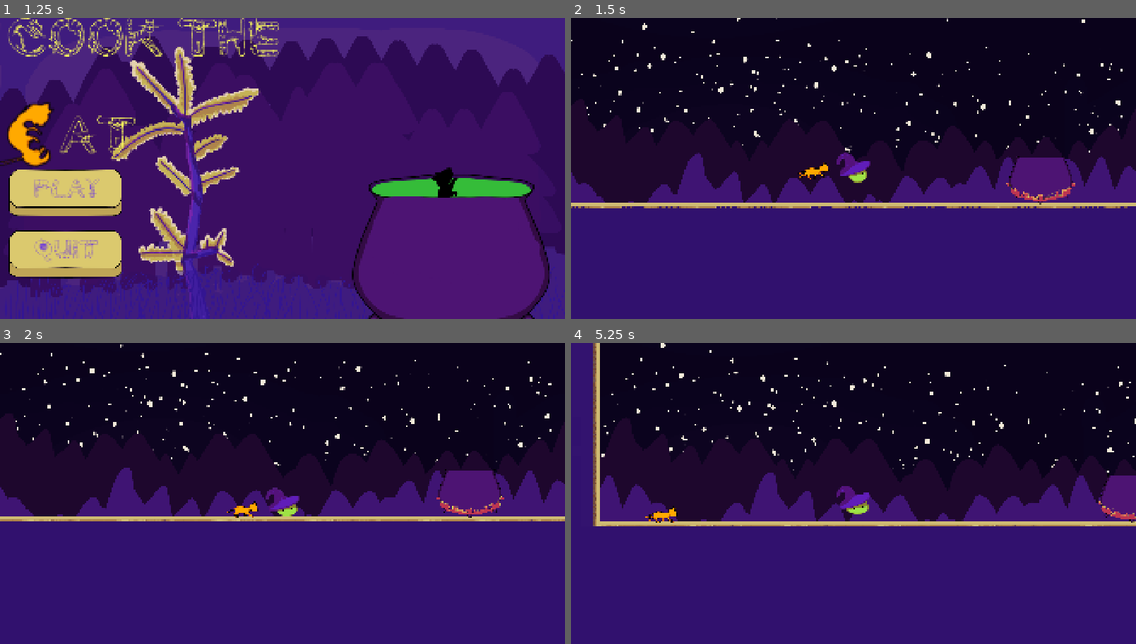
Above: before the commit, frames 1-4 (two rows, left to right).
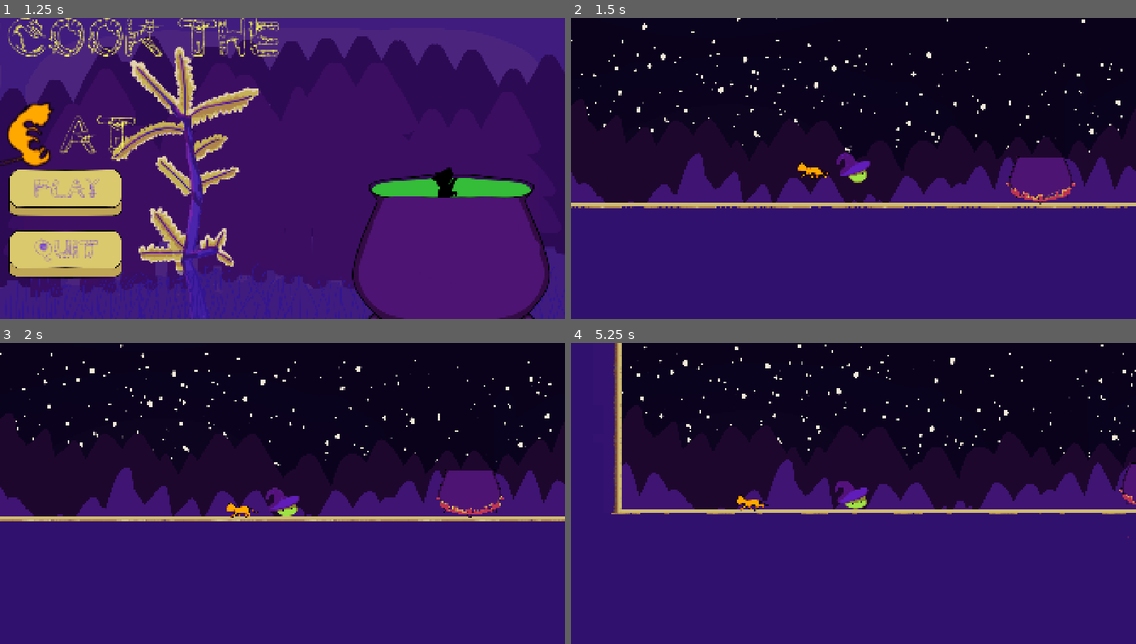
Above: after the commit, the same moments.

Repository: EternaHQ/Enchanted-Mini-Jam
Game: Godot game, scene res://Scenes/Main.tscn
Same seed, same stepped clock (60 frames per second), same inputs: the game is played once before the commit and once after it.
Inputs (mouse positions are in pixels of both pictures, inside the frame that each line leads up to):
- Up to frame 1 (1.25 s): move the mouse to (254, 228) at 0.52 s; press the mouse at (254, 228) at 0.53 s; hold Right (Right) from 0.53 s (still down); tap Space (Up) at 0.77 s
- Up to frame 2 (1.5 s): release Right (Right) at 1.25 s; release the mouse at (825, 228) at 1.25 s; click (638, 189) at 1.25 s
- Up to frame 3 (2 s): no input
- Up to frame 4 (5.25 s): move the mouse to (813, 508) at 2.02 s; hold Right (Right) 2.03-2.78 s; click (813, 508) at 2.1 s; tap Space (Up) at 2.27, 3.77, 4.52 s; move the mouse to (684, 448) at 2.77 s; press the mouse at (684, 448) at 2.78 s; hold A (Left) 2.78-5.03 s; move the mouse to (881, 493) at 3.52 s; release the mouse at (881, 493) at 3.53 s; click (881, 493) at 3.6 s; move the mouse to (768, 418) at 4.27 s; press the mouse at (768, 418) at 4.28 s; move the mouse to (977, 478) at 5.02 s; release the mouse at (977, 478) at 5.03 s; hold Right (Right) from 5.03 s (still down); click (977, 478) at 5.1 s

Frame 1 is identical in both runs. In frame 2, 0.2% of the frame differs, in the area x 40-46%, y 47-54%; in frame 3, 0.1%; in frame 4, 12%, in the area x 3-100%, y 0-65%.

Commit message:
Improve cat movement

Diff:
--- a/enchanted-game-jam/Scripts/cat.gd
+++ b/enchanted-game-jam/Scripts/cat.gd
@@ -1,30 +1,34 @@
 extends CharacterBody2D
 
-@onready var animated_sprite = $AnimatedSprite2D
-@onready var collision_shape = $CollisionShape2D
-@onready var grab_area = $GrabArea2D
+@onready var animated_sprite: AnimatedSprite2D = $AnimatedSprite2D
+@onready var collision_shape: CollisionShape2D = $CollisionShape2D
+@onready var grab_area: Area2D = $GrabArea2D
 @onready var timer: Timer = $Timer
 
 var player: CharacterBody2D
 var gravity: float = 60.0
 var downward_pull: float = 200
 var is_grabbed: bool = false
-var just_launched = false
+var just_launched: bool = false
 var in_downward_pull: bool = false
-
+@export var start_still: bool = false
 # Called when the node enters the scene tree for the first time.
 func _ready() -> void:
 	await get_tree().process_frame
 	player = get_tree().get_first_node_in_group("player")
 	add_to_group("cat")
+	animated_sprite.play("sit")
 
 func _physics_process(delta: float) -> void:
+	if player == null:
+		return
 	if is_grabbed:
 		velocity = (player.global_position + Vector2(0, -100) - global_position) * 10
 		move_and_slide()
 	else:
-		if !just_launched and randf_range(0,120) == 120:
-			movement()
+		if ! just_launched and randi_range(0, 30) == 0 and !start_still:
+			animated_sprite.play("walk")
+			change_movement()
 		if ! is_on_floor():
 			if in_downward_pull:
 				velocity.y += downward_pull
@@ -33,16 +37,26 @@
 		if is_on_floor():
 			velocity.y = 0
 
+		var distance: float = global_position.x - player.global_position.x
+		if abs(distance) < 300 and !just_launched:
+			if distance > 0:
+				velocity.x = abs(velocity.x)
+				animated_sprite.flip_h = false
+			if distance < 0:
+				velocity.x = -abs(velocity.x)
+				animated_sprite.flip_h = true
+
 	if Input.is_action_just_pressed("throw"):
-		is_grabbed = false
-
-		just_launched = true
-		collision_shape.set_deferred("disabled", false)
-		grab_area.set_deferred("monitorable", true)
-		velocity *= 4
-		await get_tree().create_timer(2).timeout
-		just_launched = false
-		animated_sprite.play("walk")
+		if is_grabbed == true:
+			start_still = false
+			is_grabbed = false
+			just_launched = true
+			collision_shape.set_deferred("disabled", false)
+			grab_area.set_deferred("monitorable", true)
+			velocity *= 4
+			await get_tree().create_timer(2).timeout
+			just_launched = false
+			animated_sprite.play("walk")
 
 	move_and_slide()
 
@@ -53,5 +67,14 @@
 		collision_shape.set_deferred("disabled", true)
 		grab_area.set_deferred("monitorable", false)
 
-func movement() -> void:
-	pass
+func change_movement() -> void:
+	if velocity.x > 0:
+		velocity.x = randf_range(-2000, -500)
+	if velocity.x < 0:
+		velocity.x = randf_range(500, 2000)
+	else:
+		velocity.x = randf_range(-2000, 2000)
+	if velocity.x > 0:
+		animated_sprite.flip_h = false
+	else:
+		animated_sprite.flip_h = true
